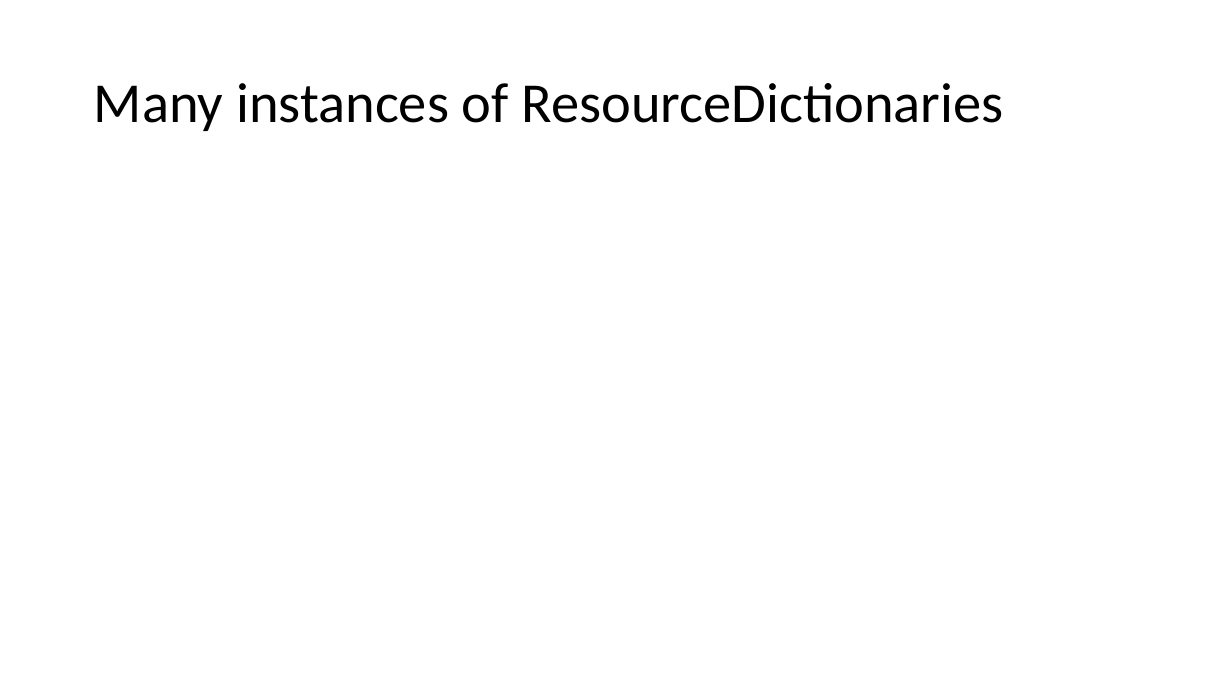
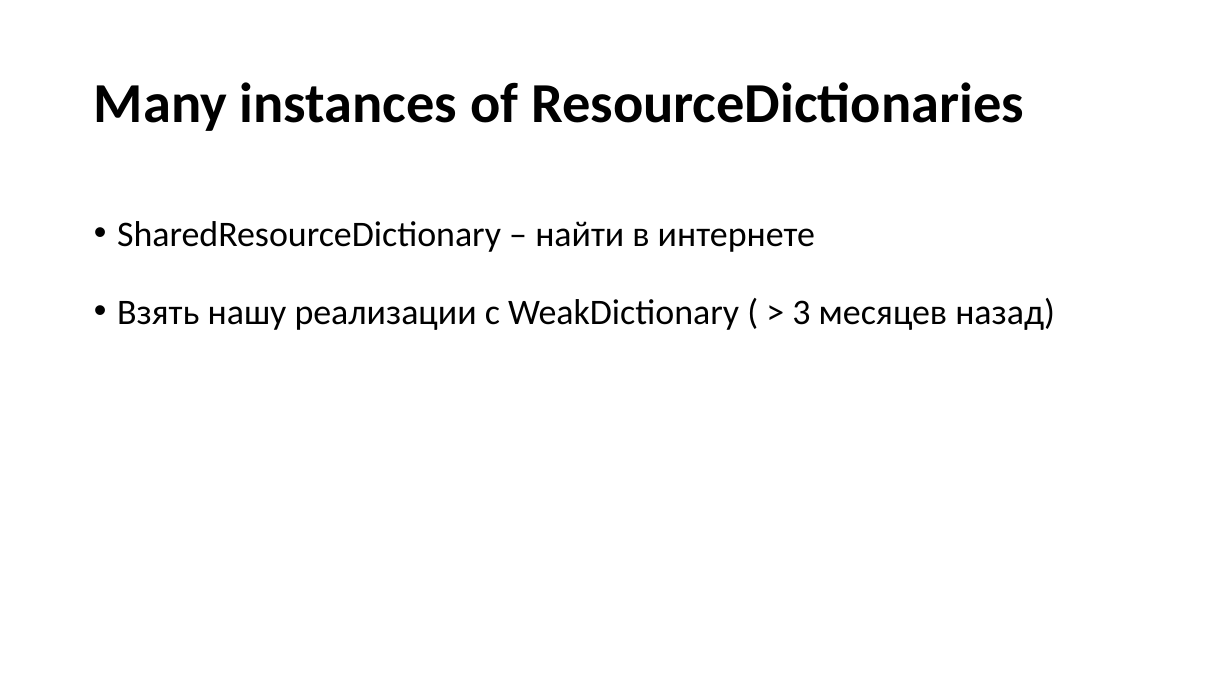
Before and after one commit to Talrandel/MemoryLeak, a slide deck: slide 17 of Утечки памяти.pptx (slide 15 before the commit). Drawn at 1232x693 pixels with LibreOffice and Linux fonts; fonts in the diff are those of the drawing. Boxes give left, top, right and bottom in pixels: in the first picture for what was removed or moved away, otherwise in the second. Text is boxed around its words. In the diff, an @@ line names an element or a change of style, - is before the commit and + after.

```diff
--- a/Утечки памяти.pptx
+++ b/Утечки памяти.pptx
@@ title "Many instances of ResourceDictionaries" at box(94, 82, 1024, 131): bold on @@
@@ text added at box(117, 221, 1055, 330), 28 pt, text #000000 @@
+• SharedResourceDictionary – найти в интернете
+• Взять нашу реализации с WeakDictionary ( > 3 месяцев назад)
```
Also in this commit, not shown: 16 other slides changed, 3 slides added, 1 slide removed.
